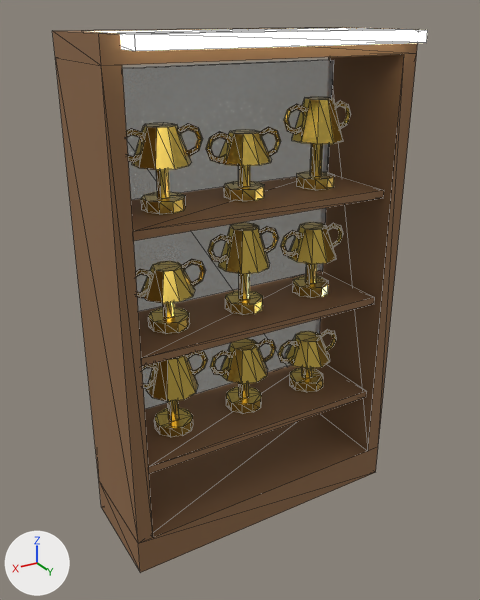
The glTF model assets/decor/trophy_case.glb as it was, and as the next commit left it.
The view is the same before and after, from a 50 mm lens placed at (1.24, 2.03, 1.86), pointed at (0.04, 0.03, 0.86). Lighting does not change. The marker at lower left points along +X, +Y and +Z. The picture after the commit comes second. Mesh edges are drawn as thin lines. Vertices at exactly the same position are counted once.

Objects in the first picture: 'trophy_case'.
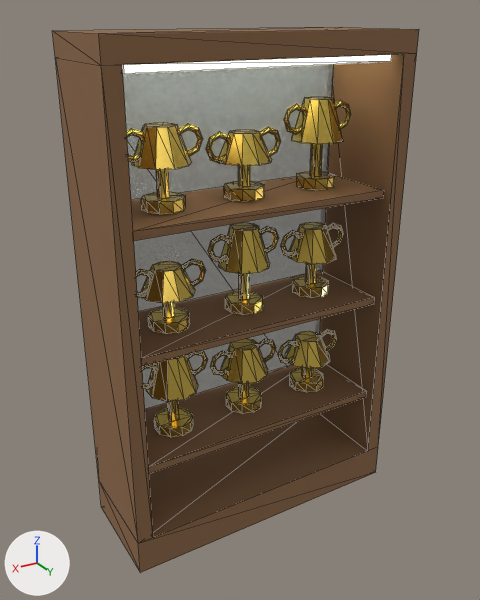
The change in detail:
me_küp_376 is used by ob_trophy_case; location (0.0, 0.0, 0.0).
me_küp_376 had 1148 vertices, 2160 faces and spanned x -0.58..0.58, y -0.21..0.31, z -0.07..1.81.
me_küp_376 now has 1148 vertices, 2160 faces and spans x -0.58..0.58, y -0.21..0.21, z -0.07..1.81.
me_küp_376 part 1: a new loose piece, a box spanning x -0.5..0.5, y -0.17..0.17, z 1.704..1.729, in mat_vitrin_001 (pale yellow #f6f1da, glowing pale yellow #fff8dd).
me_küp_376 part 2: the loose piece of 8 vertices spanning x -0.52..0.52, y -0.11..0.31, z 1.77..1.81 is deleted.

Location of each change, [x1, y1, x2, y2] in pixels of the pictures (480 x 600 px):
'trophy_case', reshaped: before [52, 27, 428, 573]; after [52, 27, 419, 573]
part 1 of me_küp_376, added: after [122, 55, 392, 74]
part 2 of me_küp_376, deleted: before [88, 28, 428, 51]
